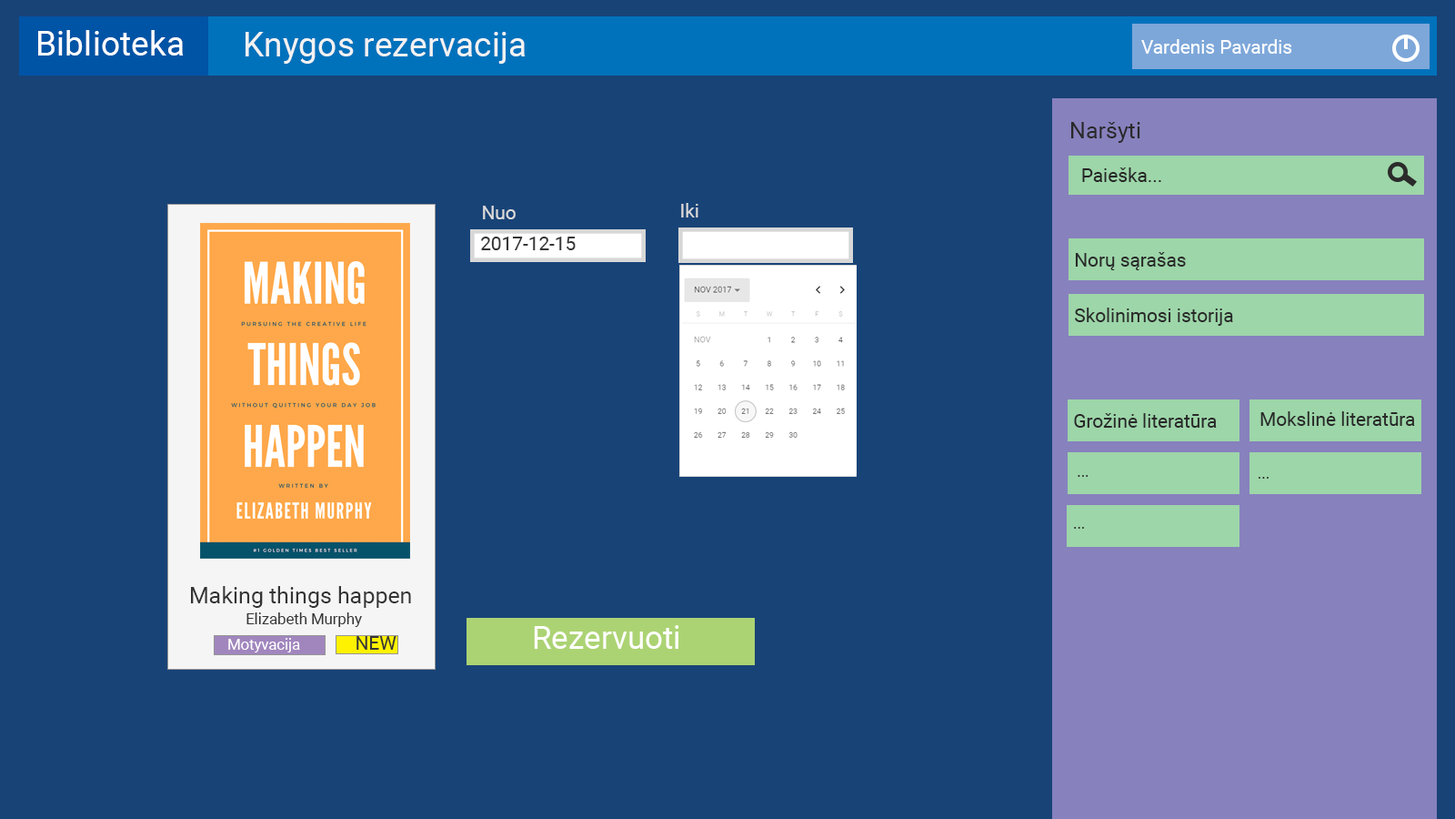
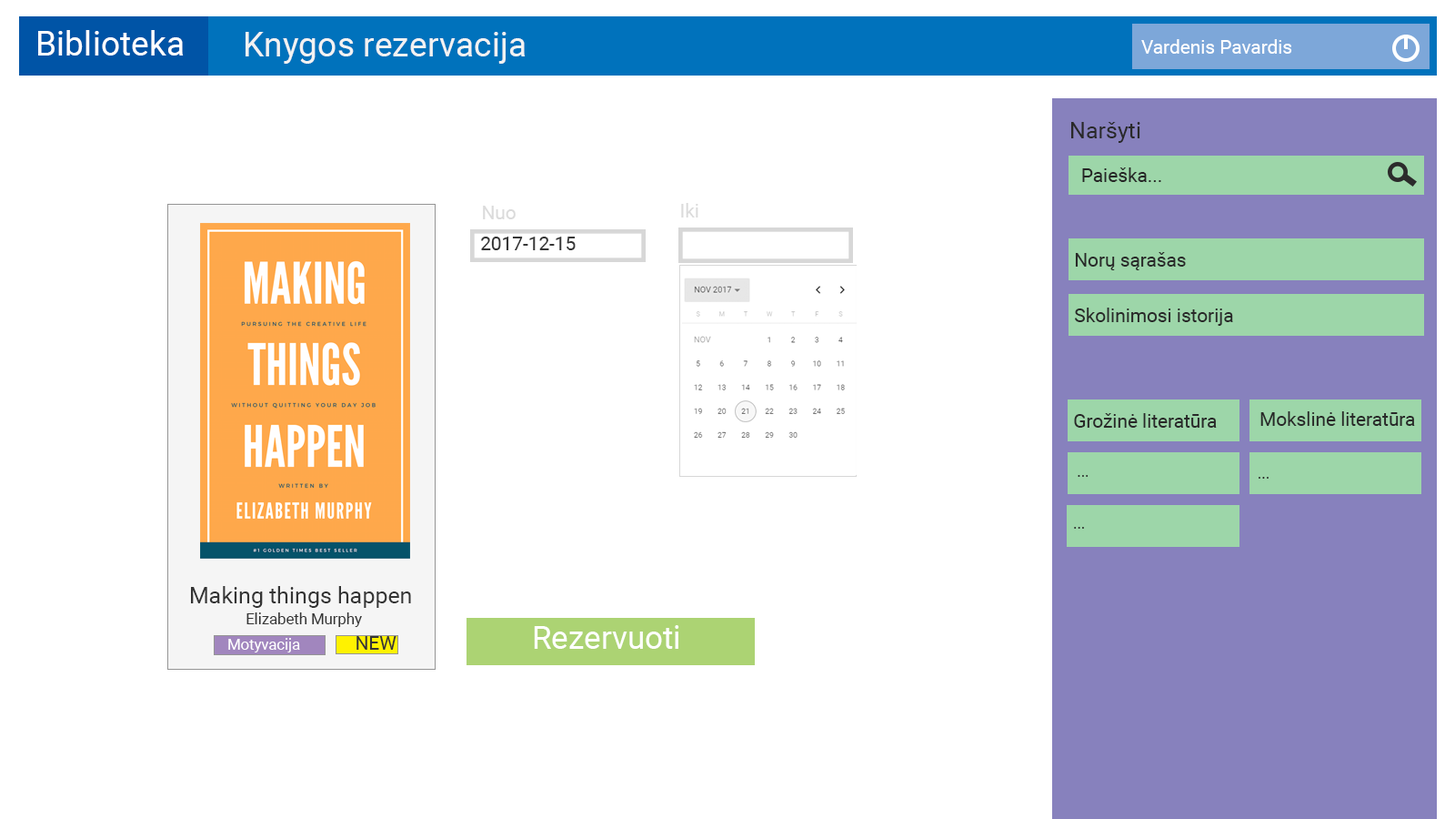
Before/after of a 1455x819 layered artwork. What changed in the layer stack:
removed layer "Layer 1" (2nd of 3) over bbox(0, 0, 1455, 819)
